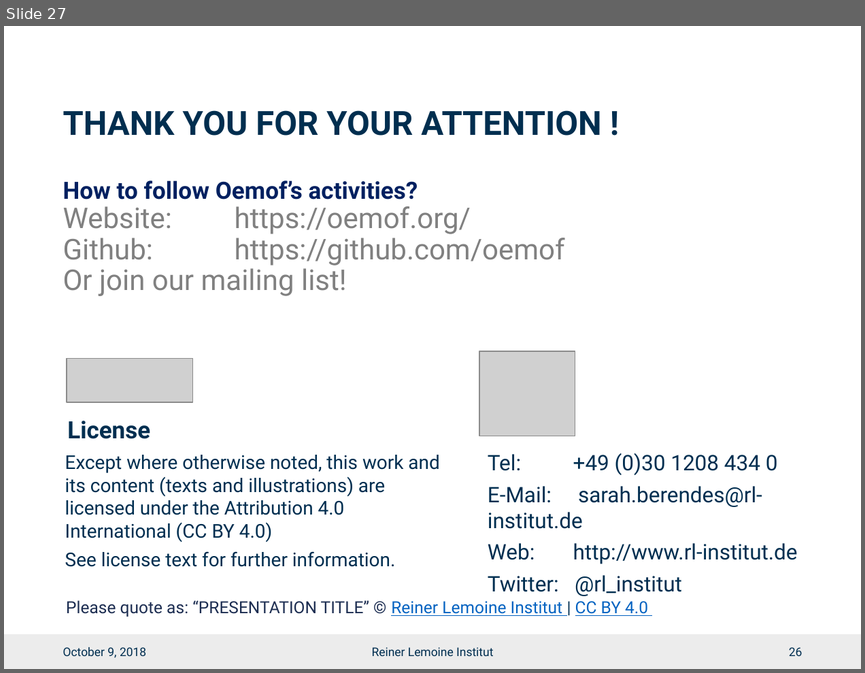
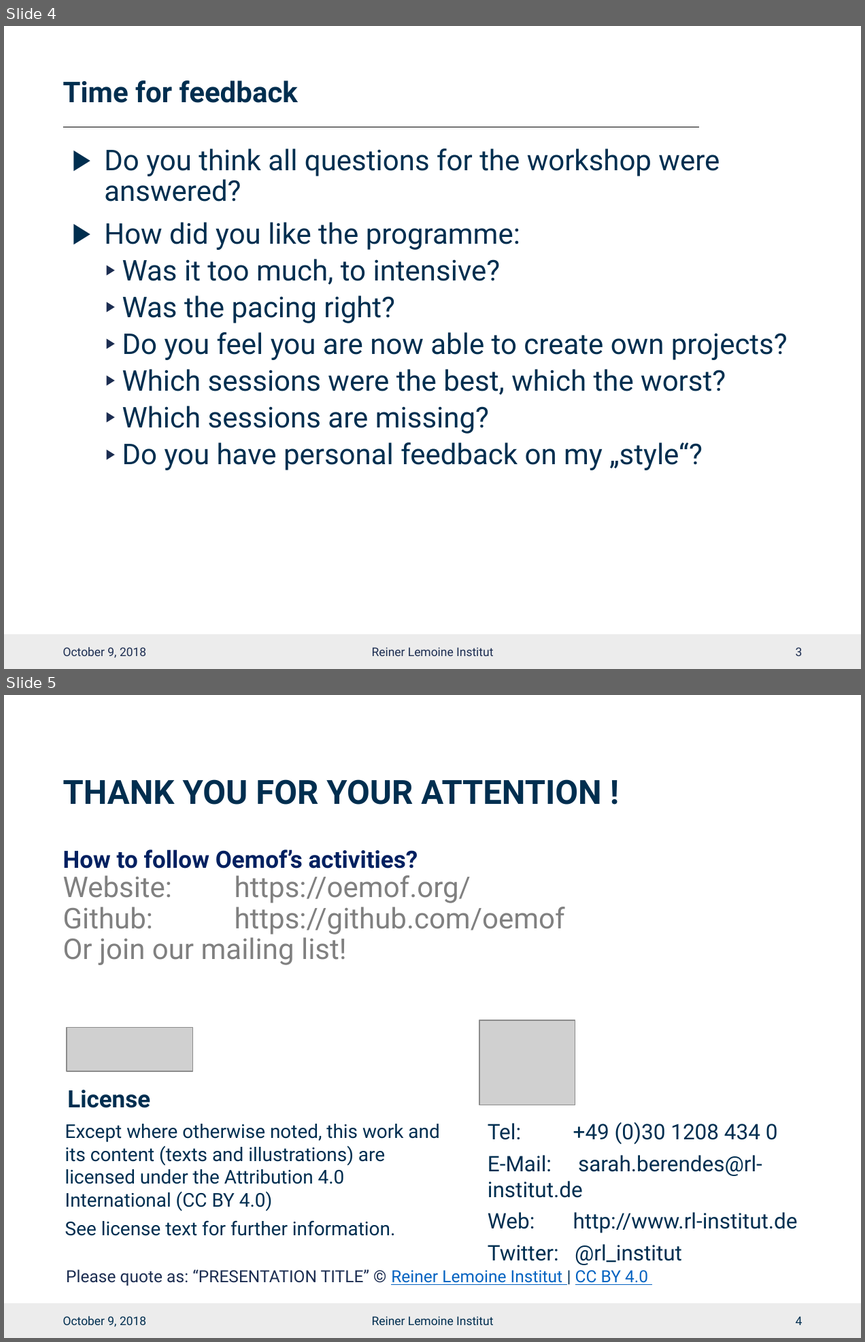
Before and after one commit to smartie2076/oemof_workshop, a slide deck: Oemof_Workshop_11_Closing.pptx. Shown one above the other, each under a label of ours: slide 27 before the commit, slides 4 and 5 after it. The pictures are 865x673 and 865x1342 pixels, drawn with LibreOffice and Linux fonts; fonts in the diff are those of the drawing; grey boxes stand for pictures; background and template pictures are left out. Boxes give left, top, right and bottom in pixels: in the first picture for what was removed or moved away, otherwise in the second. Text is boxed around its words. In the diff, an @@ line names an element or a change of style, - is before the commit and + after.

```diff
--- a/Oemof_Workshop_11_Closing.pptx
+++ b/Oemof_Workshop_11_Closing.pptx
@@ slide 4 added at [4,26,861,669], background #FFFFFF; not listed: 1 template element that a slide beside it also shows @@
@@ title added at [63,80,298,103], 24 pt, text #002E4F, bold @@
+Time for feedback
@@ line added from (63, 127) to (699, 127), #000000 0.5 pt @@
@@ text added at [104,148,787,470], 24 pt, text #002E4F @@
+▶ Do you think all questions for the workshop were answered?
+▶ How did you like the programme:
+  ▶ Was it too much, to intensive?
+  ▶ Was the pacing right?
+  ▶ Do you feel you are now able to create own projects?
+  ▶ Which sessions were the best, which the worst?
+  ▶ Which sessions are missing?
+  ▶ Do you have personal feedback on my „style“?
@@ text added at [63,647,146,657], 10 pt, text #1C2D51 @@
+October 9, 2018
@@ text added at [372,647,493,656], 10 pt, text #1C2D51 @@
+Reiner Lemoine Institut
@@ page number added at [796,647,802,656], 10 pt, text #1C2D51 @@
+3
@@ what was slide 27 is now slide 5 @@
@@ page number at [796,1316,802,1325]: text changed @@
-26
+4
```
Also in this commit, not shown: 1 slide changed, 1 other slide added, 24 slides removed, 3 other files.
